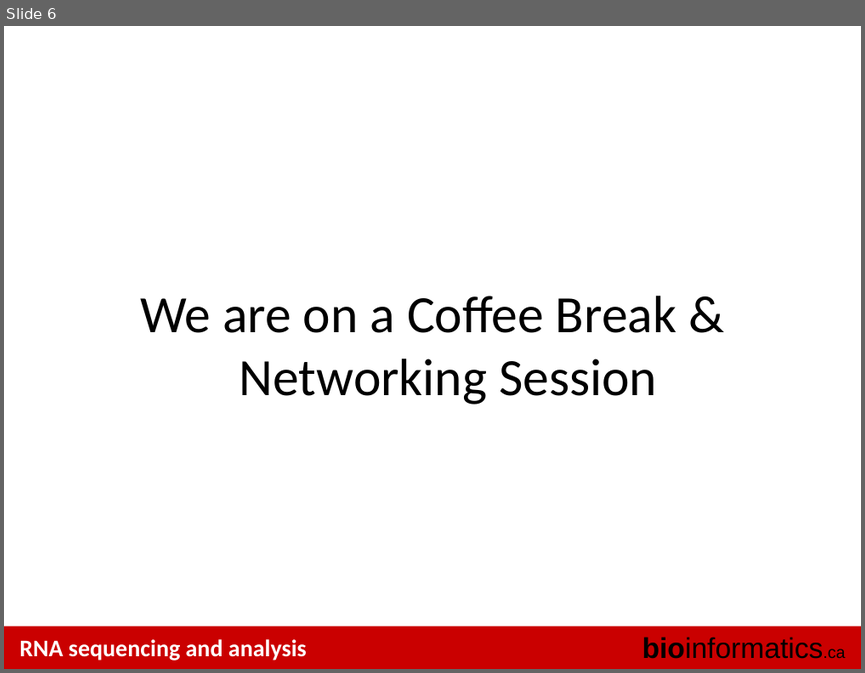
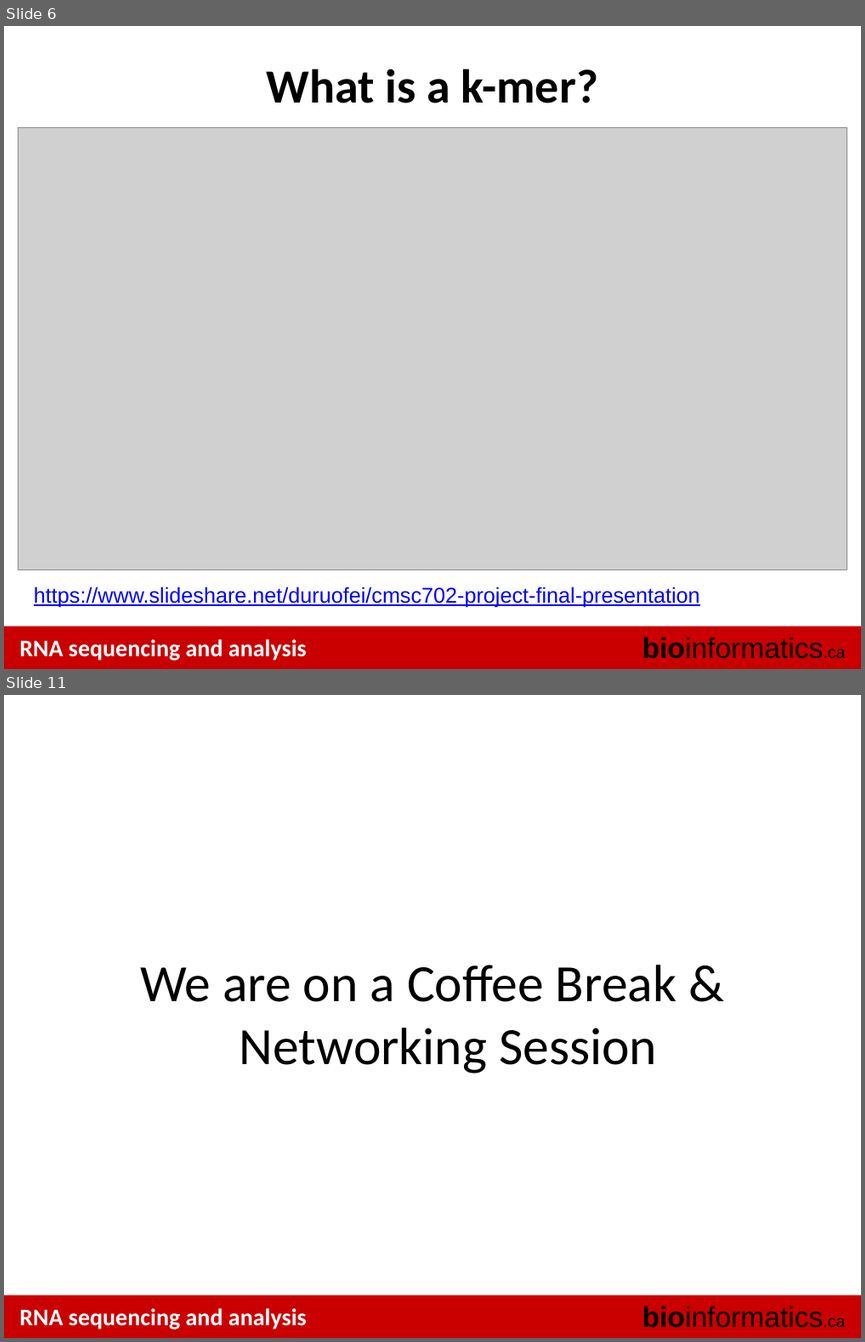
Before and after one commit to griffithlab/rnaseq_tutorial_wiki, a slide deck: LectureFiles/cbw/2018/RNASeq_Module4_Lecture.pptx. Shown one above the other, each under a label of ours: slide 6 before the commit, slides 6 and 11 after it; the slides between them are not shown. The pictures are 865x673 and 865x1342 pixels, drawn with LibreOffice and Linux fonts; fonts in the diff are those of the drawing; grey boxes stand for pictures. Boxes give left, top, right and bottom in pixels: in the first picture for what was removed or moved away, otherwise in the second. Text is boxed around its words. In the diff, an @@ line names an element or a change of style, - is before the commit and + after.

```diff
--- a/LectureFiles/cbw/2018/RNASeq_Module4_Lecture.pptx
+++ b/LectureFiles/cbw/2018/RNASeq_Module4_Lecture.pptx
@@ slide 6 added at [4,26,861,669], background #FFFFFF; not listed: 3 template elements that a slide beside it also shows @@
@@ title added at [267,68,597,103], 40 pt, text #000000, bold @@
+What is a k-mer?
@@ picture added at [18,127,847,570] @@
@@ text added at [34,586,700,607], 18 pt, text #0000FF, underline @@
+https://www.slideshare.net/duruofei/cmsc702-project-final-presentation
@@ what was slide 6 is now slide 11 @@
```
Also in this commit, not shown: 1 slide changed, 4 other slides added, 1 other file.
